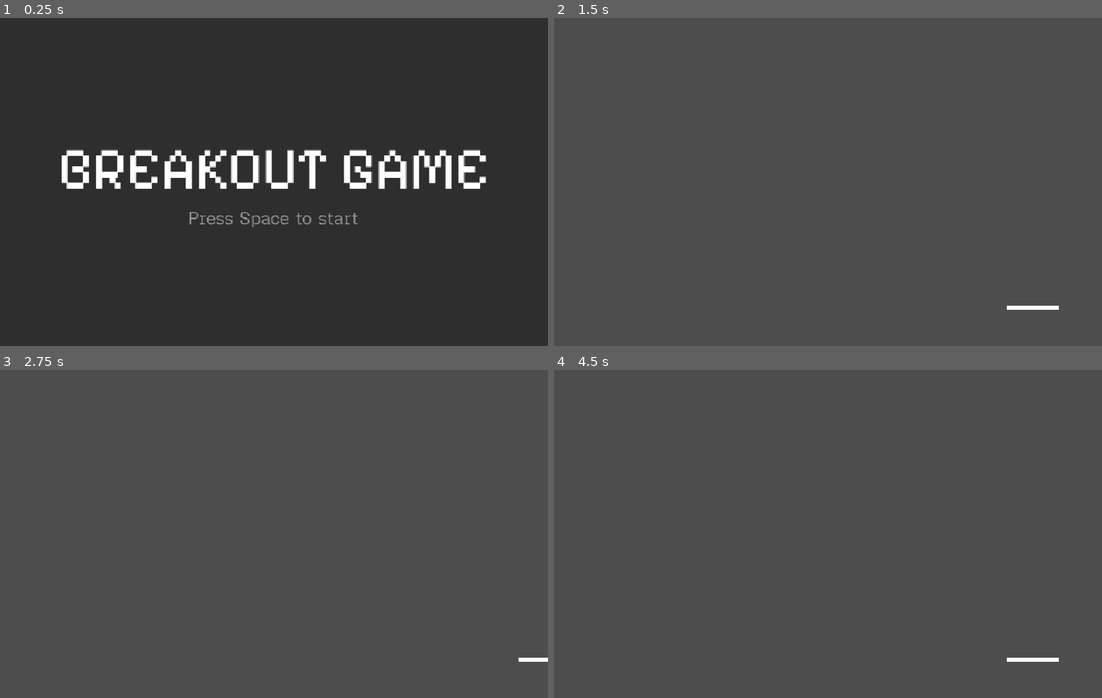
Above: before the commit, frames 1-4 (two rows, left to right).
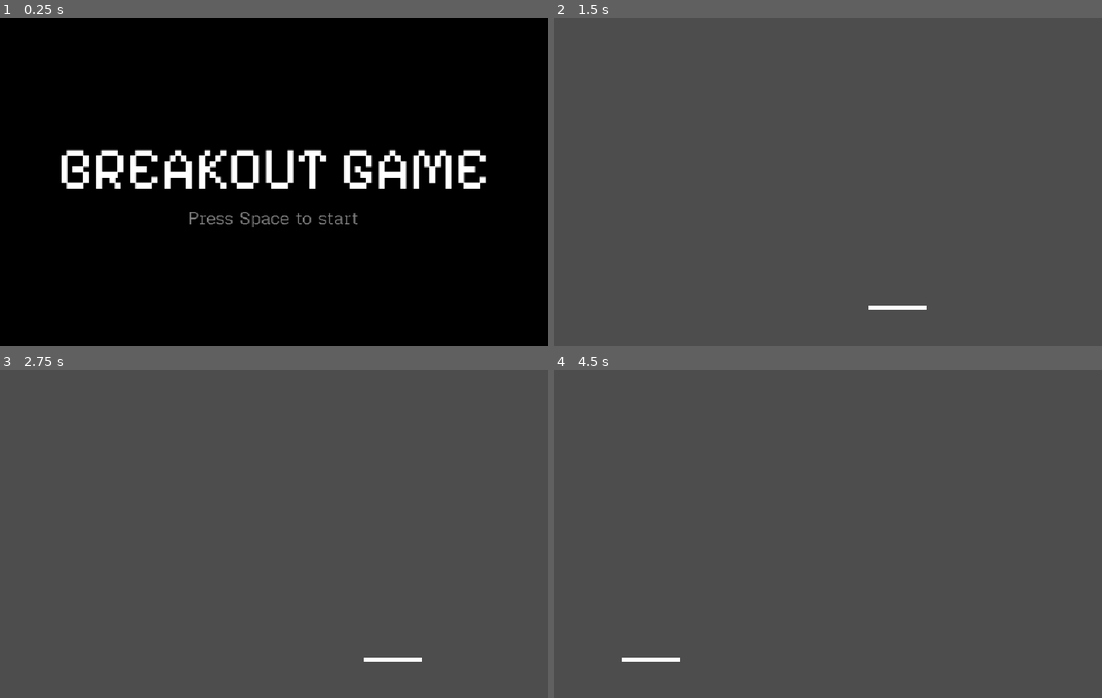
Above: after the commit, the same moments.

Repository: memothelemo/erupt
Game: Godot game, scene res://scenes/Master.tscn
Two runs of this game, one before a commit and one after it. Both use one fixed random seed, a clock stepped at 60 frames per second and the inputs below.
Inputs:
- Up to frame 1 (0.25 s): no input
- Up to frame 2 (1.5 s): hold Right (ui_right) 0.53-1.28 s; tap Space (start_game) at 0.6, 1.35 s; tap Enter at 1.25 s; hold Left (ui_left) from 1.28 s (still down)
- Up to frame 3 (2.75 s): tap Space (start_game) at 2, 2.1 s; release Left (ui_left) at 2.03 s; hold Right (ui_right) from 2.03 s (still down)
- Up to frame 4 (4.5 s): tap Space (start_game) at 2.75, 2.85, 3.5, 3.6, 4.25, 4.35 s; release Right (ui_right) at 3.53 s; hold Left (ui_left) from 3.53 s (still down)

The runs differ from the first frame. In frame 1, 96% of the frame differs, in the area x 0-100%, y 0-100%; in frame 2, 0.3%; in frame 3, 0.2%; in frame 4, 0.3%.

Commit message:
feat: basic palette controller

Diff:
--- /dev/null
+++ b/assets/ui/background.tres
@@ -0,0 +1,4 @@
+[gd_resource type="StyleBoxFlat" format=3 uid="uid://bb3040unsjxwt"]
+
+[resource]
+bg_color = Color(0, 0, 0, 1)
--- a/scenes/breakout/Breakout.tscn
+++ b/scenes/breakout/Breakout.tscn
@@ -1,10 +1,12 @@
 [gd_scene format=3 uid="uid://ch0pjwbc18waa"]
 
 [ext_resource type="Script" uid="uid://bbk6p3h4qlrpp" path="res://scenes/breakout/SceneBreakout.gd" id="1_mjnfu"]
-[ext_resource type="PackedScene" uid="uid://cxrs7v41x5lap" path="res://src/entities/paddle.tscn" id="1_o6xyp"]
+[ext_resource type="PackedScene" uid="uid://cxrs7v41x5lap" path="res://src/entities/paddle/Paddle.tscn" id="1_o6xyp"]
+[ext_resource type="Script" uid="uid://bg6ufkjoaohlh" path="res://src/entities/paddle/Paddle.gd" id="3_baxow"]
 
 [node name="Breakout" type="Node2D" unique_id=1488633031]
 script = ExtResource("1_mjnfu")
 
 [node name="Paddle" parent="." unique_id=1048028882 instance=ExtResource("1_o6xyp")]
 position = Vector2(501, 530)
+script = ExtResource("3_baxow")
--- a/scenes/breakout/SceneBreakout.gd
+++ b/scenes/breakout/SceneBreakout.gd
@@ -1,10 +1,20 @@
 class_name SceneBreakout
 extends Node2D
 
-@export var speed: float = 800.0
+@onready var paddle: Paddle = $Paddle
 
+func _move_paddle(pixels_dt: int) -> void:
+	var actual_size = self.paddle.get_actual_size()
+	var screen_width = self.get_viewport().size.x
 
-func _process(delta: float) -> void:
-	var paddle := $Paddle
+	# Clamp the paddle to prevent going beyond the screen boundaries
+	var half_width = actual_size.x / 2
+	self.paddle.position.x = clampf(
+		self.paddle.position.x + pixels_dt,
+		half_width,
+		screen_width - half_width
+	)
+
+func _physics_process(delta: float) -> void:
 	var direction = Input.get_axis("ui_left", "ui_right")
-	paddle.position.x += direction * speed * delta
+	if direction != 0: self._move_paddle(direction * self.paddle.speed * delta)
--- a/scenes/main_menu/MainMenu.tscn
+++ b/scenes/main_menu/MainMenu.tscn
@@ -3,6 +3,7 @@
 [ext_resource type="LabelSettings" uid="uid://d3ylv45y2f8qe" path="res://assets/ui/main_menu/title.tres" id="1_isws5"]
 [ext_resource type="Script" uid="uid://crjspdnnqxcg1" path="res://scenes/main_menu/SceneMainMenu.gd" id="1_xr86y"]
 [ext_resource type="LabelSettings" uid="uid://di8e83vmg8k6b" path="res://assets/ui/main_menu/instruction_to_start.tres" id="2_axelx"]
+[ext_resource type="StyleBox" uid="uid://bb3040unsjxwt" path="res://assets/ui/background.tres" id="2_qmweu"]
 
 [sub_resource type="Animation" id="Animation_reset"]
 resource_name = "RESET"
@@ -51,9 +52,10 @@
 
 [node name="CanvasLayer" type="CanvasLayer" parent="." unique_id=884173615]
 
-[node name="Background" type="Panel" parent="CanvasLayer" unique_id=1790374475]
+[node name="Background" type="Panel" parent="CanvasLayer" unique_id=1270422643]
 offset_right = 1000.0
 offset_bottom = 600.0
+theme_override_styles/panel = ExtResource("2_qmweu")
 
 [node name="CenterContainer" type="CenterContainer" parent="CanvasLayer" unique_id=1262329399]
 offset_right = 1000.0
--- a/scenes/main_menu/SceneMainMenu.gd
+++ b/scenes/main_menu/SceneMainMenu.gd
@@ -1,6 +1,5 @@
 class_name SceneMainMenu
 extends StatefulScene
-
 
 func _process(_delta: float) -> void:
 	if Input.is_action_just_pressed("start_game"):
--- a/src/core/scene/SceneStateMachine.gd
+++ b/src/core/scene/SceneStateMachine.gd
@@ -12,10 +12,7 @@
 	super._ready()
 
 	# Require initial scene state to set
-	assert(
-		self._get_initial_state() != null,
-		"%s: initial state must be set" % self.name
-	)
+	assert(self._get_initial_state() != null, "%s: initial state must be set" % self.name)
 
 func _is_valid_state(node: BaseState) -> bool:
 	if node is not StatefulScene: return false
--- /dev/null
+++ b/src/entities/paddle/Paddle.gd
@@ -0,0 +1,10 @@
+class_name Paddle
+extends CharacterBody2D
+
+@export var speed = 600.0
+@onready var _sprite: Sprite2D = $Sprite2D
+
+## Gets the actual size of the paddle in pixels
+func get_actual_size() -> Vector2:
+	var texture_size = self._sprite.texture.get_size()
+	return texture_size * self._sprite.scale
--- a/src/entities/paddle.tscn
+++ b/src/entities/paddle/Paddle.tscn
@@ -9,5 +9,6 @@
 [node name="Paddle" type="CharacterBody2D" unique_id=1048028882]
 
 [node name="Sprite2D" type="Sprite2D" parent="." unique_id=487887525]
-scale = Vector2(1.5, 0.125)
+position = Vector2(1.9073486e-06, 0)
+scale = Vector2(1.6562501, 0.125)
 texture = SubResource("GradientTexture2D_57vk6")
Not shown, added: src/entities/paddle/Paddle.gd.uid
